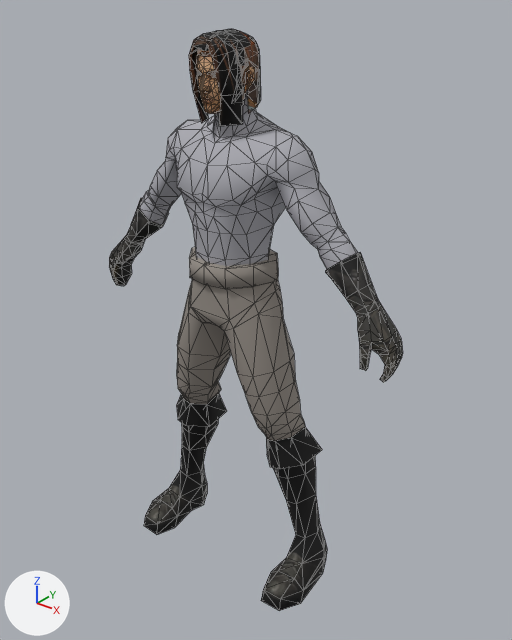
The glTF model assets/models/profile_leather_gb.glb: old version first, new version second.
The view is the same before and after, from a camera (50 mm lens) standing at (0.333, -0.384, 0.477) and looking at (0.013, 0.015, 0.229). The lights are fixed; the arrows at lower left show +X, +Y and +Z. The older version comes first. Mesh edges are drawn as thin lines. Vertices at exactly the same position are counted once.

Names of what the first picture shows: 'MFighter_m000_h.mo', 'MFighter_m000_l.mo', 'MFighter_m000_u.mo', 'MFighter_m001_b.mo', 'MFighter_m001_g.mo'.
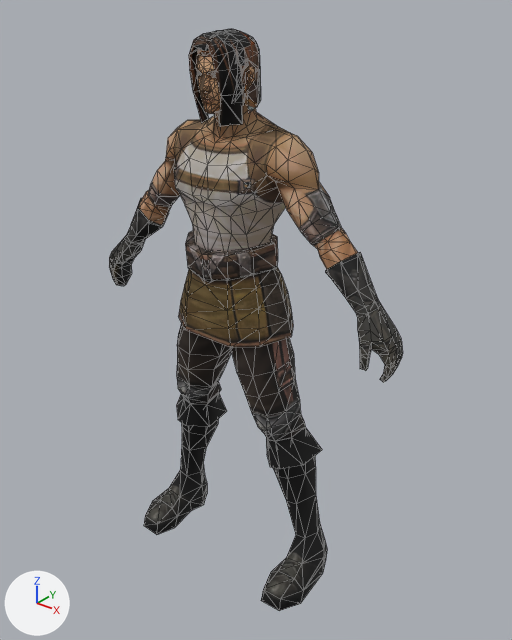
What the commit changed:
Picture 'MFighter_m001_t01_u_sp' (img_mfighter_m001_t01_u_sp) is new.
Picture 'MFighter_m001_t01_l_sp' (img_mfighter_m001_t01_l_sp) is new.
Material 'AnimUpperTex' (mat_animuppertex) is new.
Uses the picture img_mfighter_m001_t01_u_sp.
Material 'AnimLowerTex' (mat_animlowertex) is new.
Uses the picture img_mfighter_m001_t01_l_sp.
me_mfighter_m000_l_md is used by ob_mfighter_m000_l_mo; location (0.0, 0.0, 0.0).
me_mfighter_m000_l_md had 200 vertices, 372 faces and spanned x -0.062..0.062, y -0.03..0.035, z 0.133..0.287.
me_mfighter_m000_l_md now has 310 vertices, 544 faces and spans x -0.062..0.062, y -0.031..0.043, z 0.133..0.302.
me_mfighter_m000_l_md part 1: the loose piece of 24 vertices spanning x -0.038..0.038, y -0.03..0.03, z 0.271..0.287 is rebuilt with 54 vertices and now spans x -0.037..0.037, y -0.031..0.032, z 0.275..0.302, in mat_animlowertex.
me_mfighter_m000_l_md part 2: a new loose piece of 68 vertices spanning x -0.053..0.053, y -0.029..0.043, z 0.225..0.292, in mat_animlowertex.
Part 3, on me_mfighter_m000_l_md:
4 vertices in x -0.023..0.023, y -0.024, z 0.24..0.271 move by (0.0, 0.001, 0.0).
3 vertices in x -0.02..0.02, y -0.027..-0.025, z 0.246..0.271 move by (0.0, 0.002, 0.0).
3 vertices in x -0.004..0.004, y -0.001..0.011, z 0.228..0.231 move by (0.0, 0.0, -0.003).
3 vertices in x -0.004..0.004, y 0.013..0.023, z 0.225..0.233 move by (0.0, 0.0, -0.002).
10 vertices move from x -0.037..0.037, y -0.022..0.028, z 0.232..0.27 to x -0.039..0.039, y -0.02..0.028, z 0.23..0.27.
12 vertices are added at x -0.031..0.031, y -0.027..0.024, z 0.292.
24 new faces join them.
me_mfighter_m000_l_md part 4: 328 faces spanning x -0.062..0.062, y -0.027..0.035, z 0.133..0.282 switch from mat_animlowerfallback (grey #958e86) to mat_animlowertex.
me_mfighter_m000_u_md is used by ob_mfighter_m000_u_mo; location (0.0, 0.0, 0.0).
me_mfighter_m000_u_md had 253 vertices, 476 faces and spanned x -0.106..0.106, y -0.031..0.035, z 0.285..0.408.
me_mfighter_m000_u_md now has 255 vertices, 480 faces and spans x -0.106..0.106, y -0.031..0.035, z 0.285..0.408.
Part 5, on me_mfighter_m000_u_md:
4 vertices are removed from x -0.029..0.029, y -0.021, z 0.327..0.335.
34 faces are deleted.
4 vertices in x -0.037..0.037, y -0.017..-0.013, z 0.343..0.348 move by (0.0, -0.003, 0.001).
3 vertices in x -0.026..0.026, y -0.029..-0.027, z 0.34 move by (0.0, -0.002, 0.0).
2 vertices move from x -0.007..0.007, y 0.024, z 0.292 to x -0.007..0.007, y 0.021, z 0.292.
6 vertices are added at (0.029, -0.023, 0.335), (0.028, -0.018, 0.327), (0.022, -0.024, 0.327), (-0.029, -0.023, 0.335), (-0.028, -0.018, 0.327), (-0.022, -0.024, 0.327).
38 new faces join them.
me_mfighter_m000_u_md part 6: 438 faces spanning x -0.106..0.106, y -0.031..0.035, z 0.285..0.408 switch from mat_animupperfallback (grey #adadb5) to mat_animuppertex.
Other edits to the shape of me_mfighter_m000_u_md do not show in these pictures.

Where the change shows, as pixel boxes [x1, y1, x2, y2] in the pictures (512 x 640 px; the box of a moved part takes in the faces that stretch with it):
'MFighter_m000_l.mo', reshaped (8% taller)
    before: [177, 247, 305, 441]
    after: [177, 231, 305, 441]
part 1 of me_mfighter_m000_l_md, rebuilt (21% taller)
    before: [189, 247, 278, 289]
    after: [185, 231, 278, 282]
part 2 of me_mfighter_m000_l_md, added (brown)
    after: [178, 267, 293, 348]
part 3 of me_mfighter_m000_l_md, moved or reshaped
    before: [177, 279, 282, 377]
    after: [177, 325, 255, 377]
part 4 of me_mfighter_m000_l_md, recoloured (grey to black)
    before: [177, 279, 305, 441]
    after: [177, 323, 305, 441]
part 5 of me_mfighter_m000_u_md, moved or reshaped
    before: [175, 149, 277, 235]
    after: [174, 149, 277, 235]
part 6 of me_mfighter_m000_u_md, recoloured (darker)
    both: [139, 91, 358, 269]
